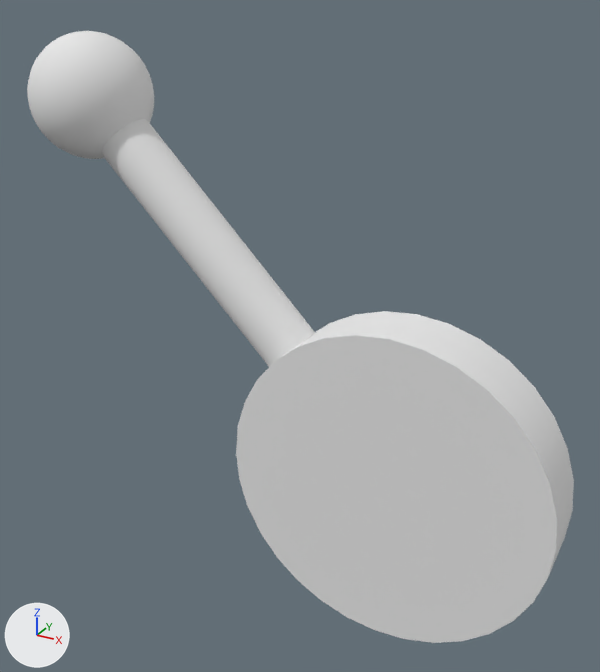
Renders of the OBJ model FinalProject/models/Lever/Lever.obj from each side of a commit.
One viewpoint serves both versions: a camera (50 mm lens) standing at (2.608, -2.479, 0.704) and looking at (2.452, -2.196, 0.562). Every picture has the same lights, and +X, +Y and +Z are marked at lower left. Where no turn or scale is listed for an object, it has been applied to the vertices.

Before the edit, the objects in view are built like this:
```python
mat_material_005 = principled_material('Material.005')
mat_material_005.base_color = (0.8, 0.8, 0.8)  # white #e7e7e7
mat_material_005.roughness = 1.0
me_lever1_cylinder_002 = bpy.data.meshes.new('Lever1_Cylinder.002')
me_lever1_cylinder_002.from_pydata(...)  # 610 vertices, 580 faces; spans x 2.326..2.57, y -2.226..-2.174, z 0.437..0.681
me_lever1_cylinder_002.materials.append(mat_material_005)  # white #e7e7e7
ob_lever1_cylinder_002 = bpy.data.objects.new('Lever1_Cylinder.002', me_lever1_cylinder_002)
ob_lever1_cylinder_002.location = (0.0, 0.0, 0.0)
```
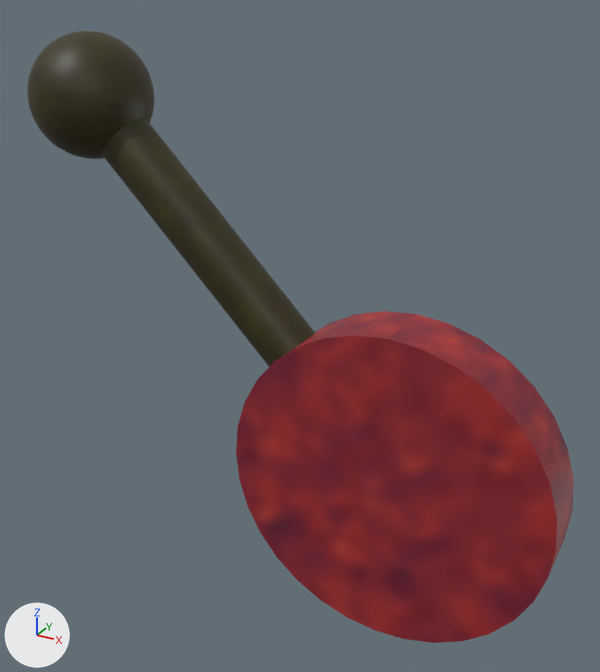
Changed parts and their boxes (x1, y1, x2, y2) in the pictures (600 x 672 px):
'Lever1_Cylinder.002', surface changed (grey to red): (27, 31, 574, 643) in both

The change in detail:
Picture 'Levers2.png' (img_levers2_png) is new.
In material 'Material.005' (mat_material_005), base_color is no longer (0.8, 0.8, 0.8), white #e7e7e7.
In material 'Material.005' (mat_material_005), roughness goes from 1.0 to 0.5.
In material 'Material.005' (mat_material_005), texture is now set to img_levers2_png.
me_lever1_cylinder_002 has 610 vertices, 580 faces and spans x 2.326..2.57, y -2.226..-2.174, z 0.437..0.681.
me_lever1_cylinder_002 is used by ob_lever1_cylinder_002; location (0.0, 0.0, 0.0).
me_lever1_cylinder_002 part 1: texture (UV) coordinates of 580 of 580 faces, centred in x 2.327..2.57, y -2.226..-2.174, z 0.438..0.68, changed; they spanned u 0.0..1.0, v 0.0..1.0 and now span u 0.04..0.97, v 0.08..0.95.
